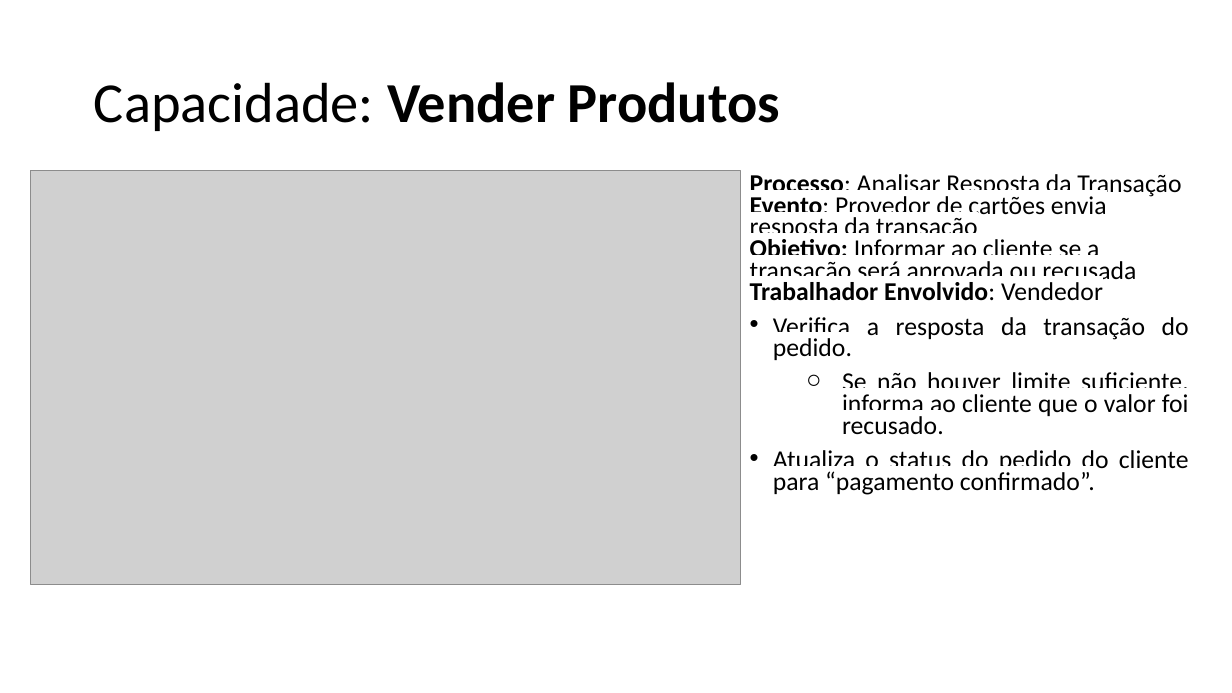
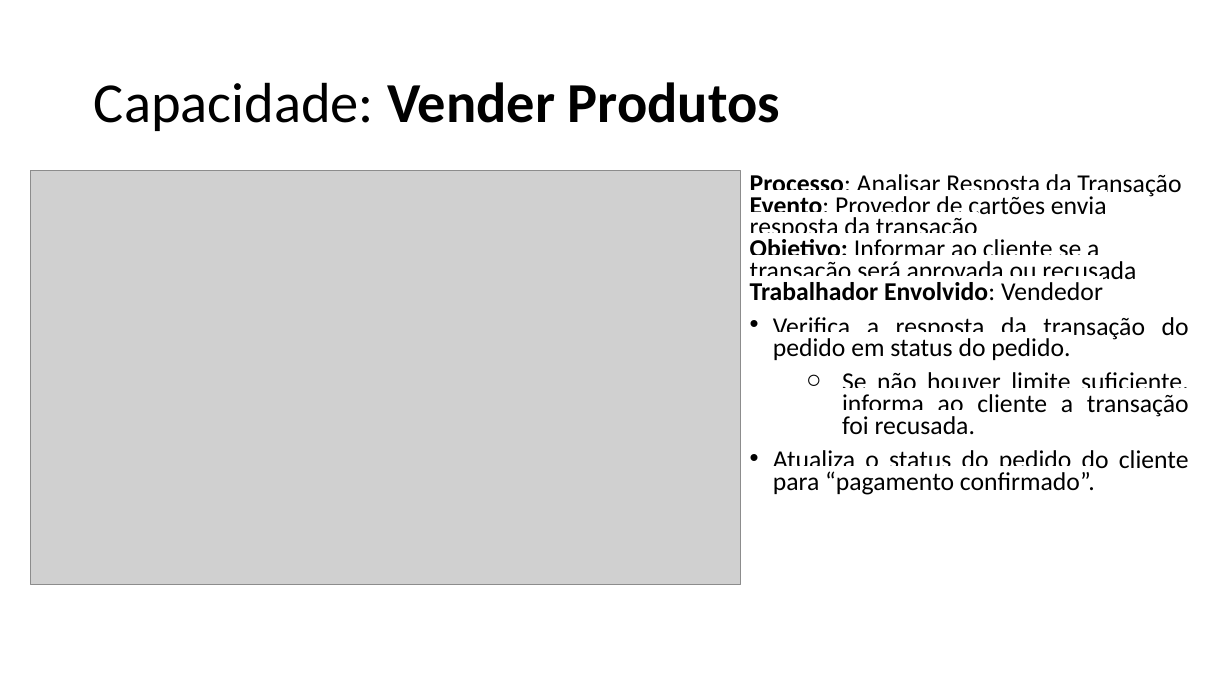
Before and after one commit to emersonsoaresdasilva/projeto-ope, a slide deck: slide 3 of 18-Descrição dos Processos de Negócio.pptx. Drawn at 1232x693 pixels with LibreOffice and Linux fonts; fonts in the diff are those of the drawing; grey boxes stand for pictures. Boxes give left, top, right and bottom in pixels: in the first picture for what was removed or moved away, otherwise in the second. Text is boxed around its words. In the diff, an @@ line names an element or a change of style, - is before the commit and + after.

```diff
--- a/18-Descrição dos Processos de Negócio.pptx
+++ b/18-Descrição dos Processos de Negócio.pptx
@@ text at (773, 317, 1189, 435): text changed @@
-• Verifica a resposta da transação do pedido.
-  ○ Se não houver limite suficiente, informa ao cliente que o valor foi recusado.
+• Verifica a resposta da transação do pedido em status do pedido.
+  ○ Se não houver limite suficiente, informa ao cliente a transação foi recusada.
```
Also in this commit, not shown: 22 other slides changed, 13 other files.
